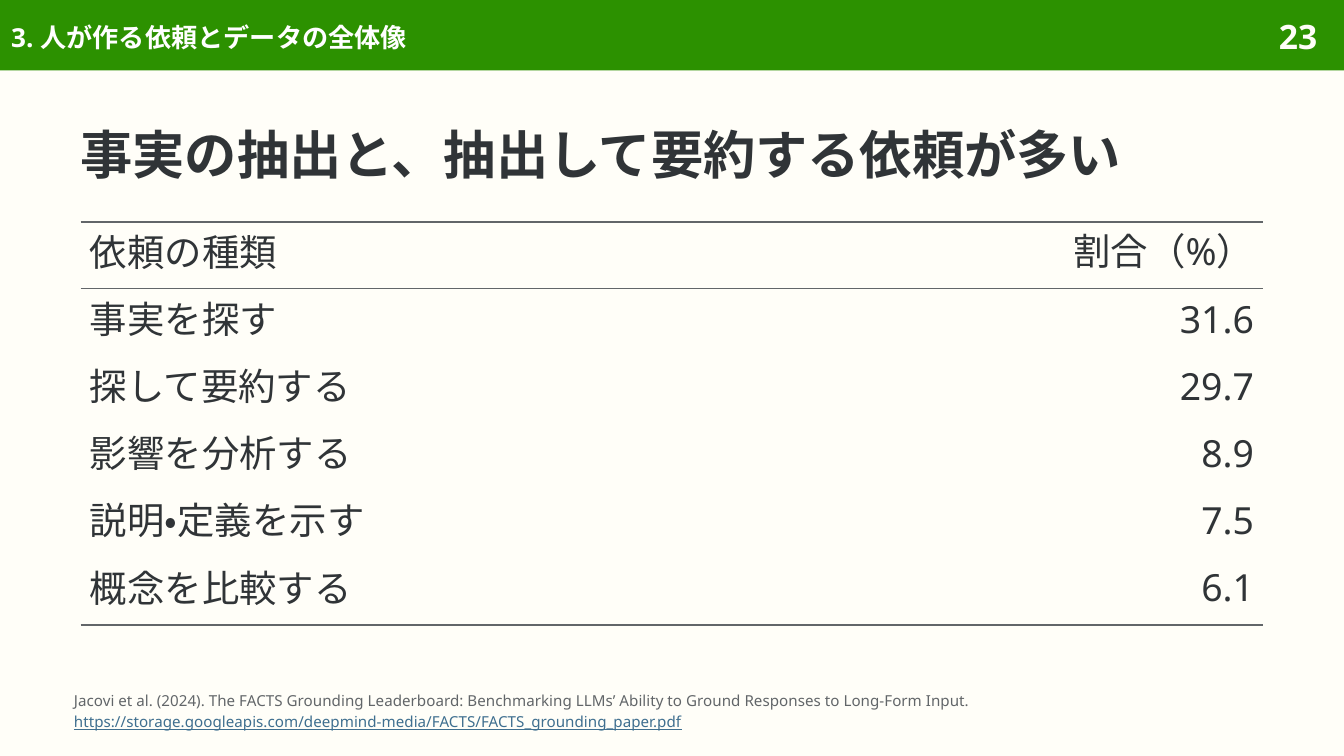
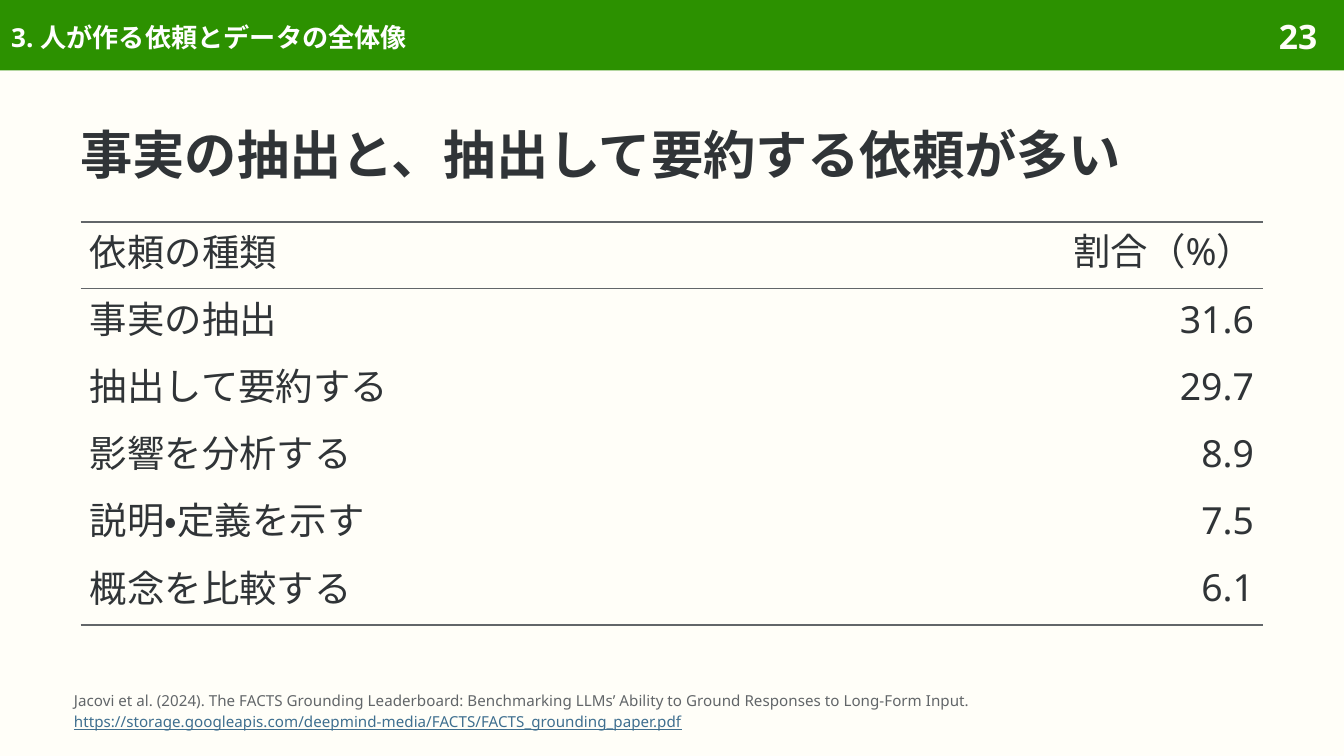
Before and after one commit to sasakiy84/datasets-in-10-minutes, a slide deck: slide 23 of slides/datasets-in-10-minutes-facts-grounding.pptx. Drawn at 1344x756 pixels with LibreOffice and Linux fonts; fonts in the diff are those of the drawing. Boxes give left, top, right and bottom in pixels: in the first picture for what was removed or moved away, otherwise in the second. Text is boxed around its words. In the diff, an @@ line names an element or a change of style, - is before the commit and + after.

```diff
--- a/slides/datasets-in-10-minutes-facts-grounding.pptx
+++ b/slides/datasets-in-10-minutes-facts-grounding.pptx
@@ table at [81,222,1263,625] @@
-row 2, column 1: 事実を探す
+row 2, column 1: 事実の抽出
-row 3, column 1: 探して要約する
+row 3, column 1: 抽出して要約する
```
Also in this commit, not shown: 16 other slides changed, 7 other files.
